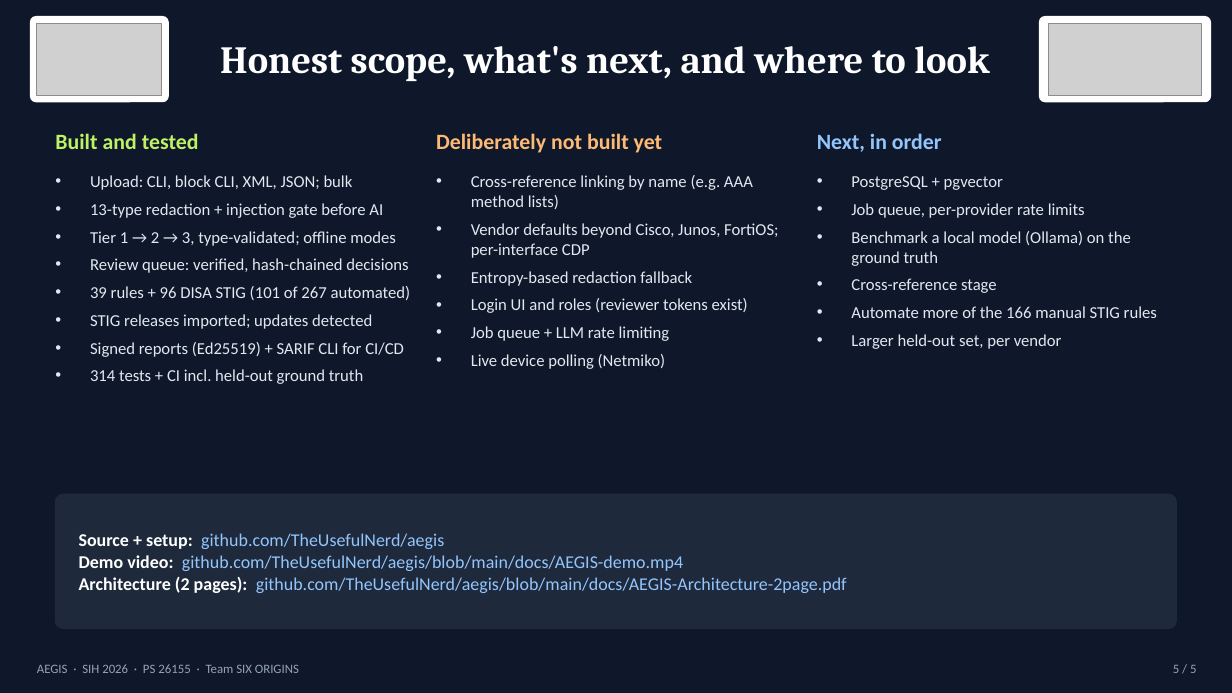
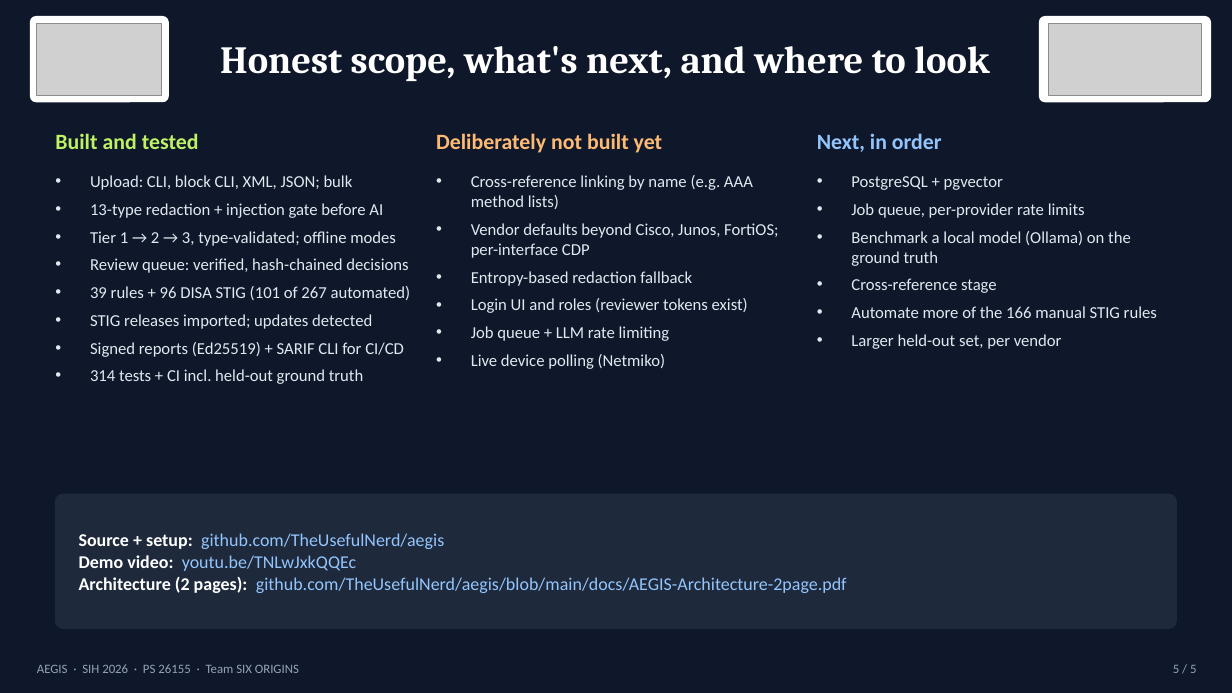
Before and after one commit to TheUsefulNerd/aegis, a slide deck: slide 5 of docs/AEGIS-Technical-Presentation.pptx. Drawn at 1232x693 pixels with LibreOffice and Linux fonts; fonts in the diff are those of the drawing; grey boxes stand for pictures. Boxes give left, top, right and bottom in pixels: in the first picture for what was removed or moved away, otherwise in the second. Text is boxed around its words. In the diff, an @@ line names an element or a change of style, - is before the commit and + after.

```diff
--- a/docs/AEGIS-Technical-Presentation.pptx
+++ b/docs/AEGIS-Technical-Presentation.pptx
@@ text at (79, 555, 356, 571): text changed @@
-Demo video: github.com/TheUsefulNerd/aegis/blob/main/docs/AEGIS-demo.mp4
+Demo video: youtu.be/TNLwJxkQQEc
```
Also in this commit, not shown: 8 other files.
